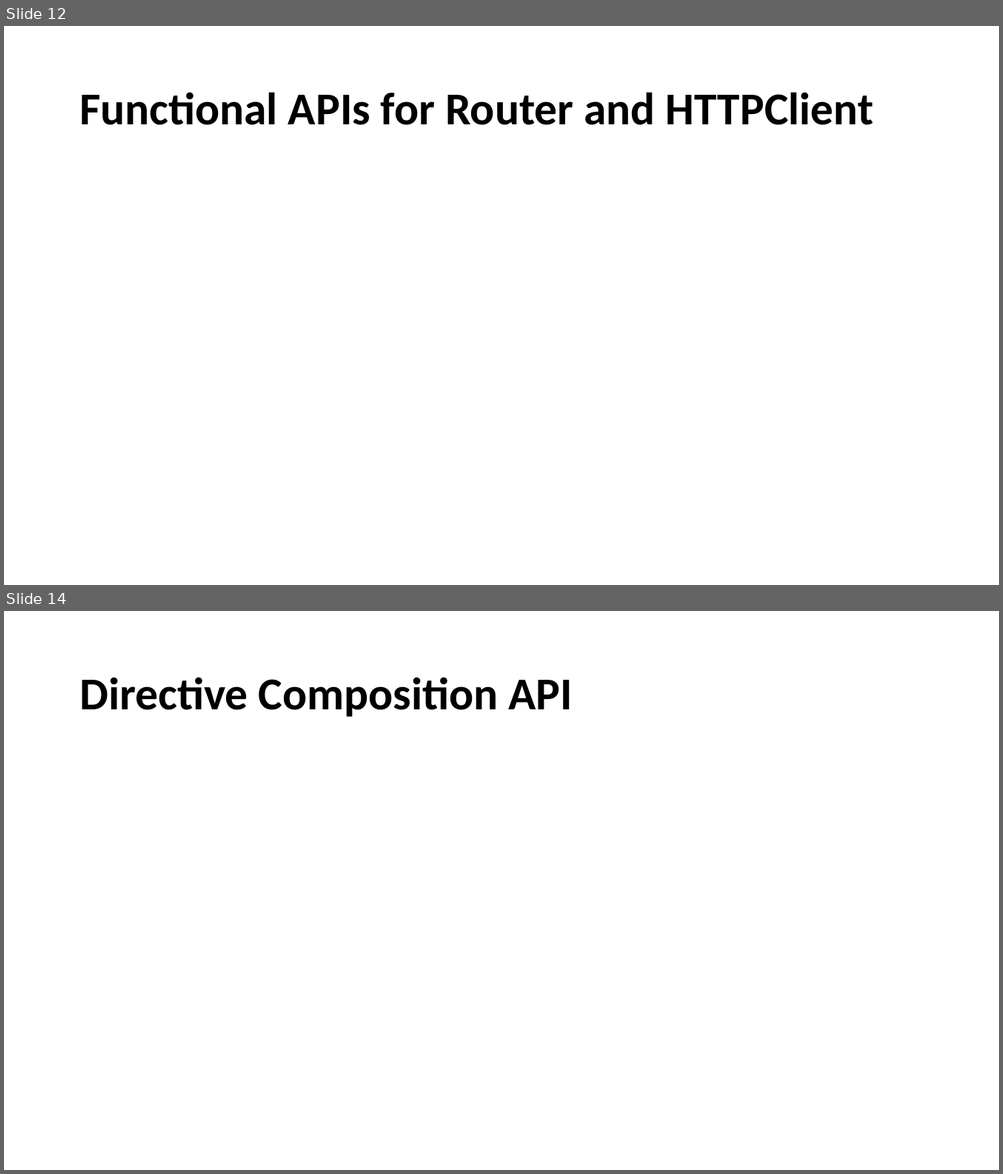
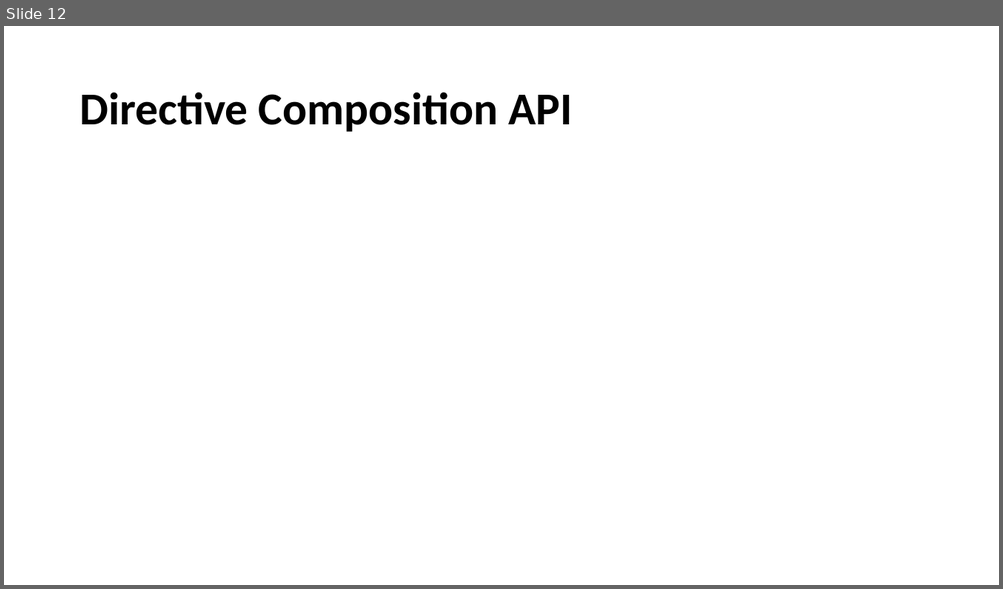
Before and after one commit to vuthaphai/ng-15-new-features, a slide deck: Angular v15.pptx. Shown one above the other, each under a label of ours: slides 12 and 14 before the commit, slide 12 after it; the slides between them are not shown. The pictures are 1003x1174 and 1003x589 pixels, drawn with LibreOffice and Linux fonts; fonts in the diff are those of the drawing. Boxes give left, top, right and bottom in pixels: in the first picture for what was removed or moved away, otherwise in the second. Text is boxed around its words. In the diff, an @@ line names an element or a change of style, - is before the commit and + after.

```diff
--- a/Angular v15.pptx
+++ b/Angular v15.pptx
@@ slide 12 removed at (x1=4, y1=26, x2=999, y2=585), background #FFFFFF @@
@@ title removed at (x1=79, y1=92, x2=874, y2=125) @@
-Functional APIs for Router and HTTPClient
@@ what was slide 14 is now slide 12 @@
```
Also in this commit, not shown: 1 other slide removed, 19 other files.
